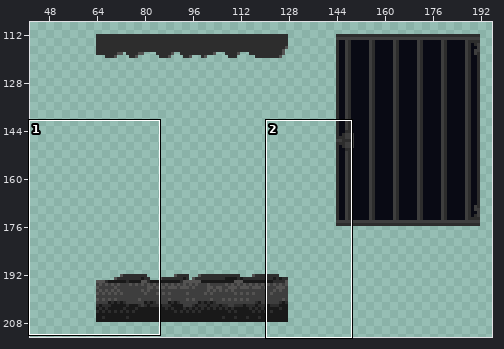
Pixel-art file, stored at aseprite/tilemap.aseprite. The picture above shows the old version from afar; the outline marks the close-up.
Close-up. As it was:
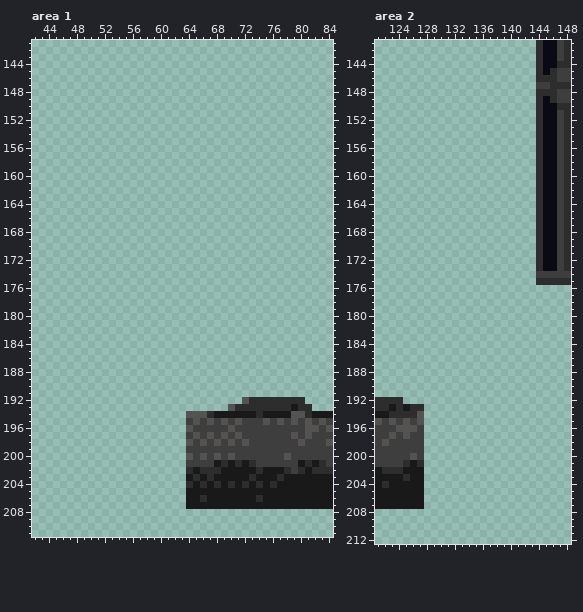
256x256 pixels, 1 frame. Colours within 5 levels of each other are drawn and written as one. Shown: area 1: x 42..84, y 141..211; area 2: x 121..148, y 141..212. The wide view leaves out empty margins. The commit also changed other parts of the picture, which this record leaves out.
The result:
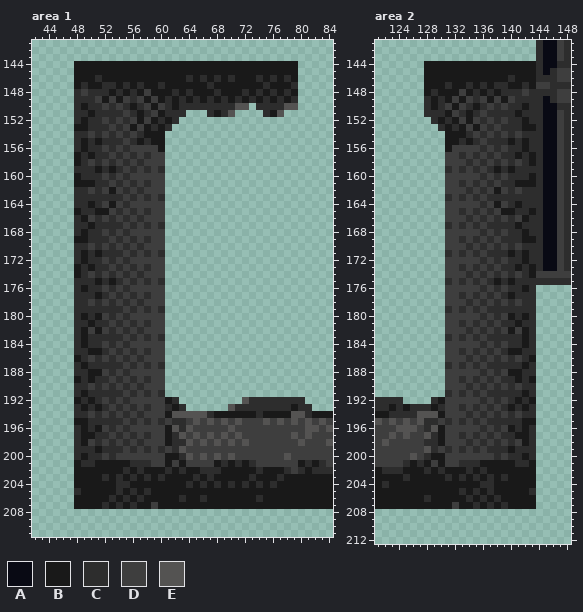
Palette (. is transparent): A #090a14  B #191919  C #2d2d2d  D #3e3e3e  E #545352
What changed:
Changed rows in their new state; - is an unchanged pixel.
Area 1:
first column x 48:
144 BBBBBBBBBBBBBBBBBBBBBBBBBBBBBBBB
145 BBBBBBBBBBBBBBBBBBBBBBBBBBBBBBBB
146 BBBCBBBBBBBBBBBBCBCBCBCBBBCBCBCB
147 BCBBCCBCBCBBCBBBBBBCBBBBBBBCBBBC
148 CDCCCBCBCBDBBBCBCBBBCBBBCBCBCBCB
149 CCCDBDBDCDBDBCBCBCBCBCBCBCBCBCBC
150 CBCCDCDCBCDBDCBCCCCCCCCEE-CCCCEE
151 CCBCCCCDCBCDBCCC---CBCE----CBE--
152 CBCCDCDCDBDBCBC-----------------
153 BBCCCDCDBDBCBC------------------
154 CCDCDCDCDCBBB-------------------
155 CBCBCCCDCBCBB-------------------
156 CBCCDCDCDDDDB-------------------
157 BCBCCDCDCDCDD-------------------
158 BCDCDCDCDCDDD-------------------
159 CCCBCBCDCDCDC-------------------
160 BCCCDCDCDDDDD-------------------
161 BBBCCDCDCDCDD-------------------
162 CCDCDBDCDCDDD-------------------
163 CCCCCCCDCDCDC-------------------
164 CCBCDBDCDDDDD-------------------
165 BCCBBDCDCDCDD-------------------
166 CBDCDCDCDCDDD-------------------
167 CCBCCCCDCDCDC-------------------
168 CBCCDCDCDDDDD-------------------
169 BBCCCDCDCDCDD-------------------
170 CCDCDCDCDCDDD-------------------
171 CBCBCCCDCDCDC-------------------
172 CBCCDCDCDDDDD-------------------
173 BCBCCDCDCDCDD-------------------
174 BCDCDCDCDCDDD-------------------
175 CCCBCBCDCDCDC-------------------
176 CBCCDCDCDDDDD-------------------
177 CCCBCDCDCDCDD-------------------
178 CCDCDCDCDCDDD-------------------
179 CCCCCCCDCDCDC-------------------
180 CBCBDCDCDDDDD-------------------
181 CCBCCDCDCDCDD-------------------
182 CBDBDCDCDCDDD-------------------
183 CBCCCCCDCDCDC-------------------
184 CBCCDCDCDDDDD-------------------
185 CCBBCDCDCDCDD-------------------
186 BCDCDCDCDCDDD-------------------
187 CBCCCCCDCDCDC-------------------
188 CCBBDCDCDDDDD-------------------
189 BCBCCDCDCDCDD-------------------
190 CCDCDCDCDCDDD-------------------
191 CBCCCCCDCDCDC-------------------
192 BCBCDCDCDDDDDBC-----------------
193 CBCBCDCDCDCDDCBC----------------
194 CCDCDCDCDCDDDBEE----------------
195 BBCCCCCDCDCDCDCC----------------
196 CBCBDCDCDDDDDBEC----------------
197 CBBCCDCDCDCDDBCE----------------
198 CBDCDCDCDCDDDBCC----------------
199 CCCBCCCDCDCDCDCE----------------
200 CBCCDCDDDDDDDBBC----------------
201 BCCBBBBBCCCDDBDB----------------
202 BBBBBBBCBCBBBCBCB---------------
203 BBBBCBCBCBCBCBBB----------------
204 BBBBBBCCBBBBBBBB----------------
205 CBBBBBCBCBCBBBBB----------------
206 BBBBBCBCBCBBBBBC----------------
207 BBBBCBCBCBBDBBBB----------------
Area 2:
first column x 128:
144 BBBBBBBBBBBBBBBB
145 BBBBBBBBBBBBBBBB
146 BBBBBBBBBBBBCBBB
147 BBBCBBCBCBCCBBCB
148 BCBBBDBCBCBCCCDC
149 CBCBDBDCDBDBDCCC
150 CBCDBDCBCDCDCCBC
151 CCCBDCBCDCCCCBCC
152 -CBCBDBDCDCDCCBC
153 --CBCBDBDCDCCCBB
154 ---BBBCDCDCDCDCC
155 ---BBCBCDCCCBCBC
156 ---BDDDDCDCDCCBC
157 ---DDCDCDCDCCBCB
158 ---DDDCDCDCDCDCB
159 ---CDCDCDCBCBCCC
160 ---DDDDDCDCDCCCB
161 ---DDCDCDCDCCBBB
162 ---DDDCDCDBDCDCC
163 ---CDCDCDCCCCCCC
164 ---DDDDDCDBDCBCC
165 ---DDCDCDCDBBCCB
166 ---DDDCDCDCDCDBC
167 ---CDCDCDCCCCBCC
168 ---DDDDDCDCDCCBC
169 ---DDCDCDCDCCCBB
170 ---DDDCDCDCDCDCC
171 ---CDCDCDCCCBCBC
172 ---DDDDDCDCDCCBC
173 ---DDCDCDCDCCBCB
174 ---DDDCDCDCDCDCB
175 ---CDCDCDCBCBCCC
176 ---DDDDDCDCDCCBC
177 ---DDCDCDCDCBCCC
178 ---DDDCDCDCDCDCC
179 ---CDCDCDCCCCCCC
180 ---DDDDDCDCDBCBC
181 ---DDCDCDCDCCBCC
182 ---DDDCDCDCDBDBC
183 ---CDCDCDCCCCCBC
184 ---DDDDDCDCDCCBC
185 ---DDCDCDCDCBBCC
186 ---DDDCDCDCDCDCB
187 ---CDCDCDCCCCCBC
188 ---DDDDDCDCDBBCC
189 ---DDCDCDCDCCBCB
190 ---DDDCDCDCDCDCC
191 ---CDCDCDCCCCCBC
192 -CBDDDDDCDCDCBCB
193 CBCDDCDCDCDCBCBC
194 EEBDDDCDCDCDCDCC
195 CCDCDCDCDCCCCCBB
196 CEBDDDDDCDCDBCBC
197 ECBDDCDCDCDCCBBC
198 CCBDDDCDCDCDCDBC
199 ECDCDCDCDCCCBCCC
200 CBBDDDDDDDCDCCBC
201 BDBDDCCCBBBBBCCB
202 CBCBBBCBCBBBBBBB
203 BBBCBCBCBCBCBBBB
204 BBBBBBBBCCBBBBBB
205 BBBBBCBCBCBBBBBC
206 CBBBBBCBCBCBBBBB
207 BBBBDBBCBCBCBBBB
Pixel boxes of the changes (left, top, right, bottom) in both close-ups:
changed: (74, 61, 298, 509)
added: (424, 61, 536, 509)
